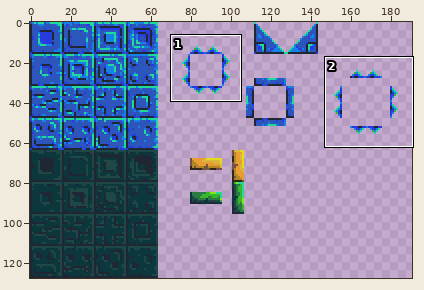
Two states of a sprite sheet, assets/exported/underwater tile.png. Above, an overview of the earlier version with the close-up marked.
Close-up. Before the commit:
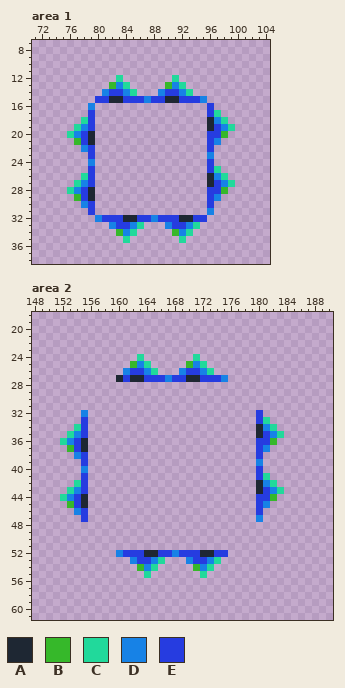
The file is 192x128 pixels. Shown: area 1: x 71..104, y 7..38; area 2: x 148..190, y 18..61. The wide view leaves out empty margins. The commit also changed other parts of the picture, which this record leaves out.
Palette (. is transparent): A #1e2733  B #36b82a  C #21d99b  D #1782e6  E #263ce0
Pixels before, area 1, first column x 76:
12 .......C.......C........
13 ......BDC.....BDC.......
14 .....DEEDC...DEEDC......
15 ....EEAAEEEDEEAAEEED....
16 ...D................E...
17 ...E................EC..
18 ..CE................ADC.
19 .CDE................AEDC
20 CDEA................EEB.
21 .BEA................ED..
22 ..DE................E...
23 ...E................D...
24 ...D................E...
25 ...E................EC..
26 ..CE................ADC.
27 .CDE................AEDC
28 CDEA................EEB.
29 .BEA................ED..
30 ..DE................E...
31 ...E................D...
32 ....DEEEAAEEDEEEAAEE....
33 ......DEEDC...DEEDC.....
34 .......BDC.....BDC......
35 ........C.......C.......
Pixels before, area 2, first column x 152:
24 ...........C.......C............
25 ..........BDC.....BDC...........
26 .........DEEDC...DEEDC..........
27 ........AEAAEEEDEEAAEEED........
28 ................................
29 ................................
30 ................................
31 ................................
32 ...D........................E...
33 ...E........................EC..
34 ..CE........................ADC.
35 .CDE........................AEDC
36 CDEA........................EEB.
37 .BEA........................ED..
38 ..DE........................E...
39 ...E........................D...
40 ...D........................E...
41 ...E........................EC..
42 ..CE........................ADC.
43 .CDE........................AEDC
44 CDEA........................EEB.
45 .BEA........................ED..
46 ..DE........................E...
47 ...E........................D...
48 ................................
49 ................................
50 ................................
51 ................................
52 ........DEEEAAEEDEEEAAEE........
53 ..........DEEDC...DEEDC.........
54 ...........BDC.....BDC..........
55 ............C.......C...........
After the commit:
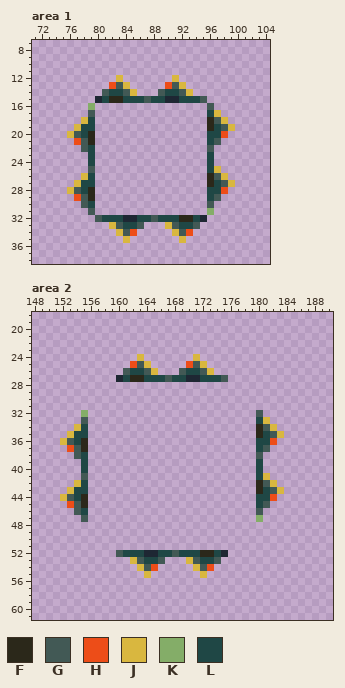
Colours new in this view: F #2b281a  G #425955  H #ed4d18  J #d9b73f  K #84ad68  L #1f4745
What changed:
Changed rows in their new state; - is an unchanged pixel.
Area 1:
first column x 76:
12 -------J-------J--------
13 ------HGJ-----HGJ-------
14 -----GLLGJ---GLLGJ------
15 ----ALFFLLLGLL--LLLG----
16 ---K----------------G---
17 ---G----------------LJ--
18 --JL----------------FGJ-
19 -JLL----------------FLGJ
20 JGLF----------------LLH-
21 -HGF----------------LG--
22 --GL----------------G---
23 ---L----------------L---
24 ---L----------------L---
25 ---G----------------LJ--
26 --JL----------------FGJ-
27 -JLL----------------FLGJ
28 JGLF----------------LLH-
29 -HGF----------------LG--
30 --GL----------------G---
31 ---G----------------K---
32 ----GLLL--LLGLLLFFLA----
33 ------JGLLG---JGLLG-----
34 -------JGH-----JGH------
35 --------J-------J-------
Area 2:
first column x 161:
24 --J-------J----
25 -HGJ-----HGJ---
26 GLLGJ---GLLGJ--
27 LFFLLLGLL--LLLG
first column x 152:
32 ---K------------------------G---
33 ---G------------------------LJ--
34 --JL------------------------FGJ-
35 -JLL------------------------FLGJ
36 JGLF------------------------LLH-
37 -HGF------------------------LG--
38 --GL------------------------G---
39 ---L------------------------L---
40 ---L------------------------L---
41 ---G------------------------LJ--
42 --JL------------------------FGJ-
43 -JLL------------------------FLGJ
44 JGLF------------------------LLH-
45 -HGF------------------------LG--
46 --GL------------------------G---
47 ---G------------------------K---
first column x 160:
52 GLLL--LLGLLLFFLA
53 --JGLLG---JGLLG-
54 ---JGH-----JGH--
55 ----J-------J---
Boxes around the changes in both close-ups, in picture pixels (x1, y1, x2, y2):
changed: (67, 75, 235, 243)
changed: (123, 354, 284, 522)
changed: (60, 410, 88, 522)
changed: (116, 550, 228, 578)
